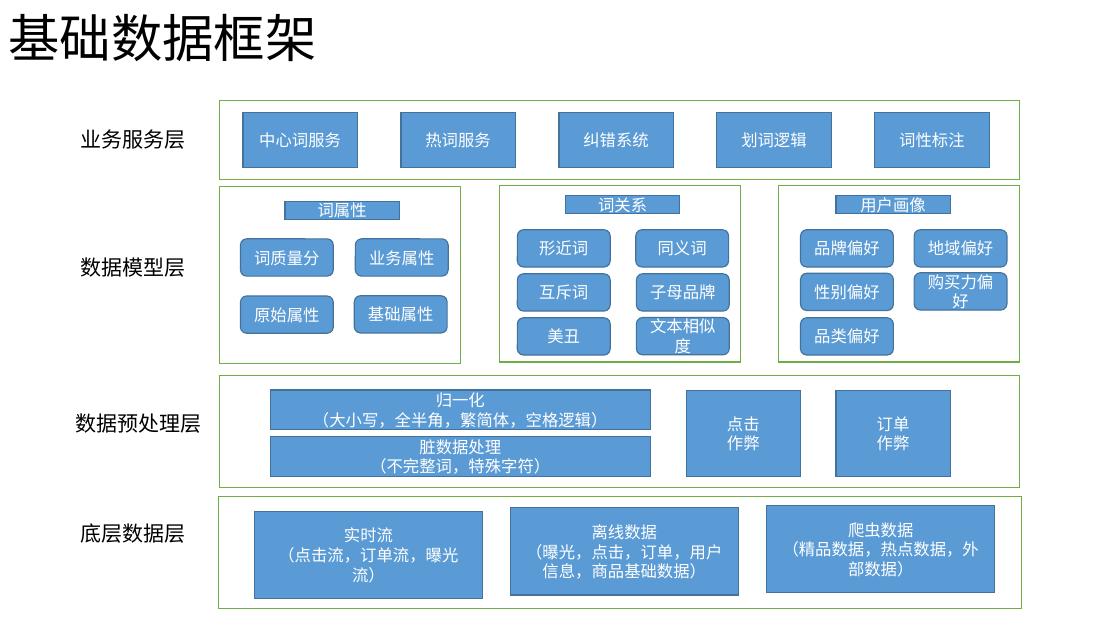
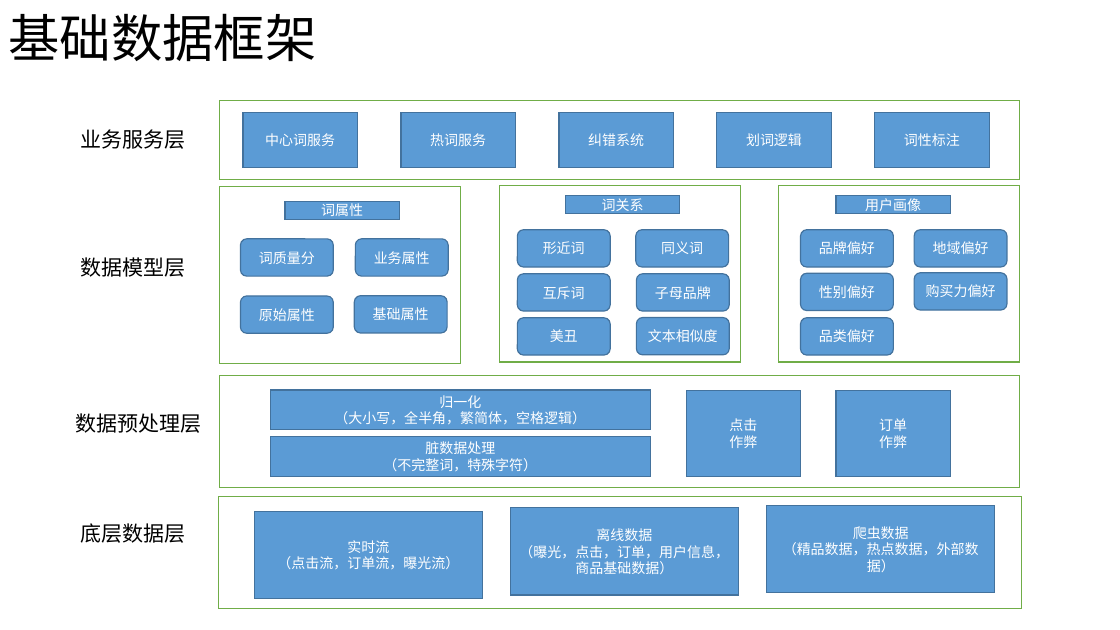
Before and after one commit to sampsonguo/hexo, a slide deck: slide 21 of docs/search/JD-search.pptx (slide 3 before the commit). Drawn at 1120x630 pixels with LibreOffice and Linux fonts; fonts in the diff are those of the drawing. Boxes give left, top, right and bottom in pixels: in the first picture for what was removed or moved away, otherwise in the second. Text is boxed around its words. In the diff, an @@ line names an element or a change of style, - is before the commit and + after.

```diff
--- a/docs/search/JD-search.pptx
+++ b/docs/search/JD-search.pptx
@@ size 14 to 12 pt, font Calibri to Noto Sans CJK SC in 30 elements at [801, 229, 894, 266], [914, 229, 1007, 266], [801, 273, 894, 310], [914, 273, 1007, 310], [801, 318, 894, 355], [836, 196, 950, 213], [565, 196, 680, 213], [518, 229, 611, 266], [636, 229, 729, 266], [518, 274, 611, 311], [637, 274, 730, 311], [518, 318, 611, 355], [637, 318, 730, 355], [285, 202, 399, 219], [240, 239, 334, 276], [240, 296, 334, 333], [355, 239, 449, 276], [271, 390, 651, 429], [271, 437, 651, 476], [686, 391, 801, 477], [836, 391, 950, 477], [255, 512, 482, 599], [355, 296, 448, 333], [243, 113, 357, 168], [401, 113, 515, 168], [559, 113, 673, 168], [717, 113, 831, 168], [875, 113, 989, 168], [511, 508, 739, 596], [767, 506, 995, 593] @@
```
Also in this commit, not shown: 6 other slides changed, 18 slides added, 3 other files.
